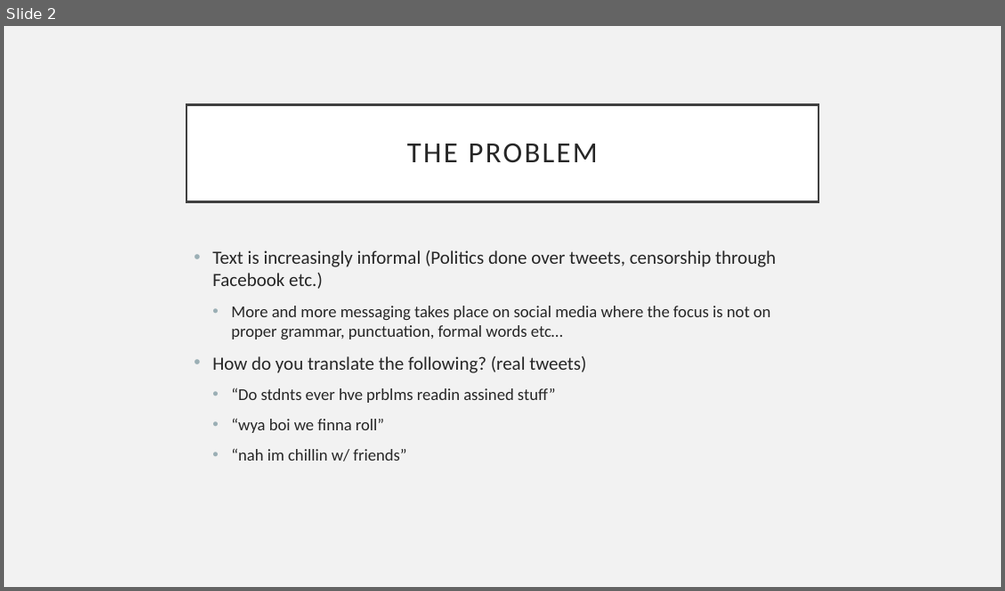
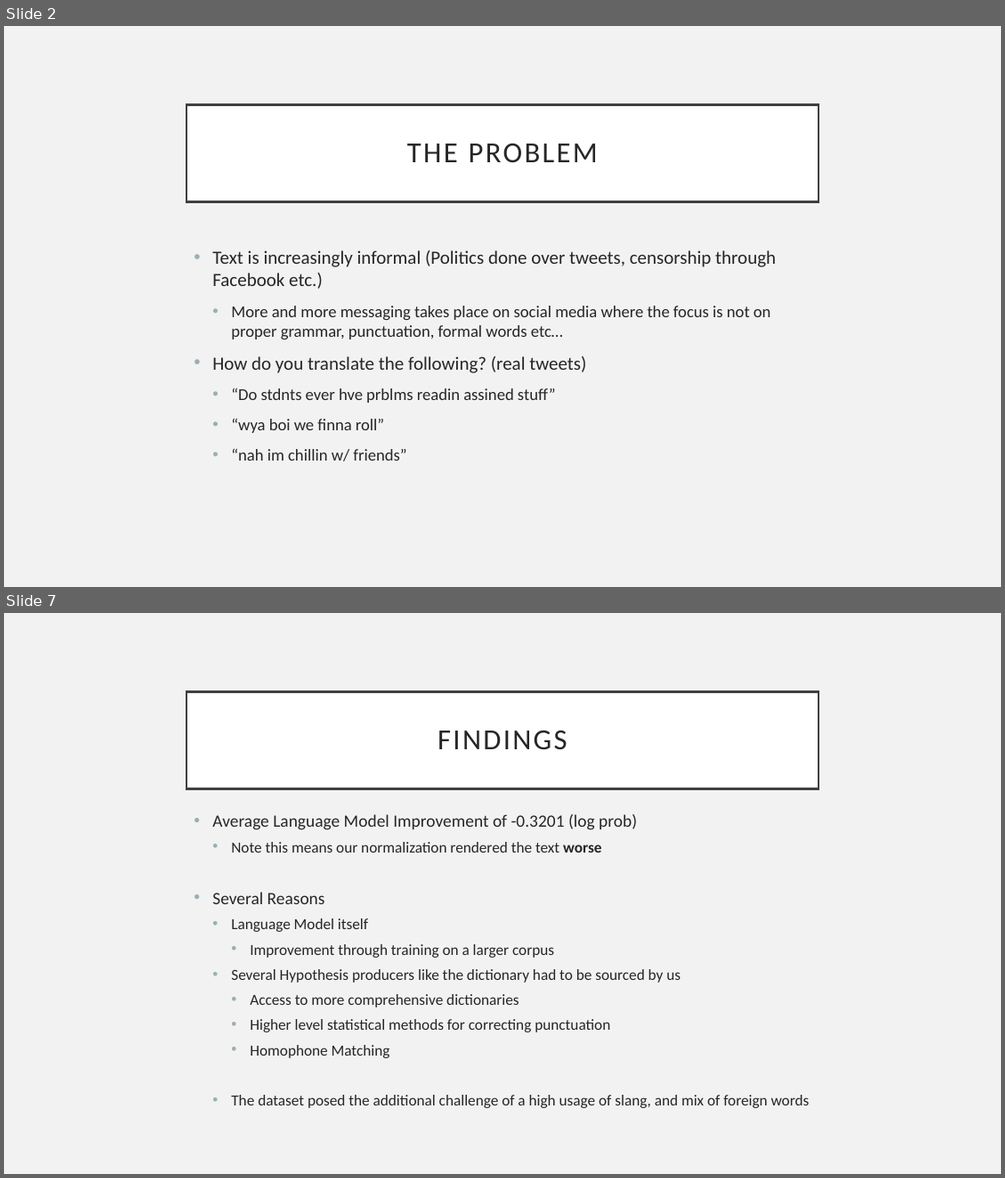
Before and after one commit to SanatDeshpande/Machine-Translation, a slide deck: FinalProject/Presentation1.pptx. Shown one above the other, each under a label of ours: slide 2 before the commit, slides 2 and 7 after it; the slides between them are not shown. The pictures are 1005x591 and 1005x1178 pixels, drawn with LibreOffice and Linux fonts; fonts in the diff are those of the drawing. Boxes give left, top, right and bottom in pixels: in the first picture for what was removed or moved away, otherwise in the second. Text is boxed around its words. In the diff, an @@ line names an element or a change of style, - is before the commit and + after.

```diff
--- a/FinalProject/Presentation1.pptx
+++ b/FinalProject/Presentation1.pptx
@@ slide 7 added at box(4, 613, 1001, 1174), background #F2F2F2 @@
@@ title added at box(186, 691, 818, 788), fill #FFFFFF, outline #404040 2.5 pt, 28 pt, text #262626 @@
+FINDINGS
@@ text added at box(212, 814, 809, 1108), 14.8 pt, text #262626 @@
+• Average Language Model Improvement of -0.3201 (log prob)
+  • Note this means our normalization rendered the text worse
+• Several Reasons
+  • Language Model itself
+    • Improvement through training on a larger corpus
+  • Several Hypothesis producers like the dictionary had to be sourced by us
+    • Access to more comprehensive dictionaries
+    • Higher level statistical methods for correcting punctuation
+    • Homophone Matching
+  • The dataset posed the additional challenge of a high usage of slang, and mix of foreign words
```
Also in this commit, not shown: 1 slide changed, 3 other slides added, 1 slide removed, 1 other file.
